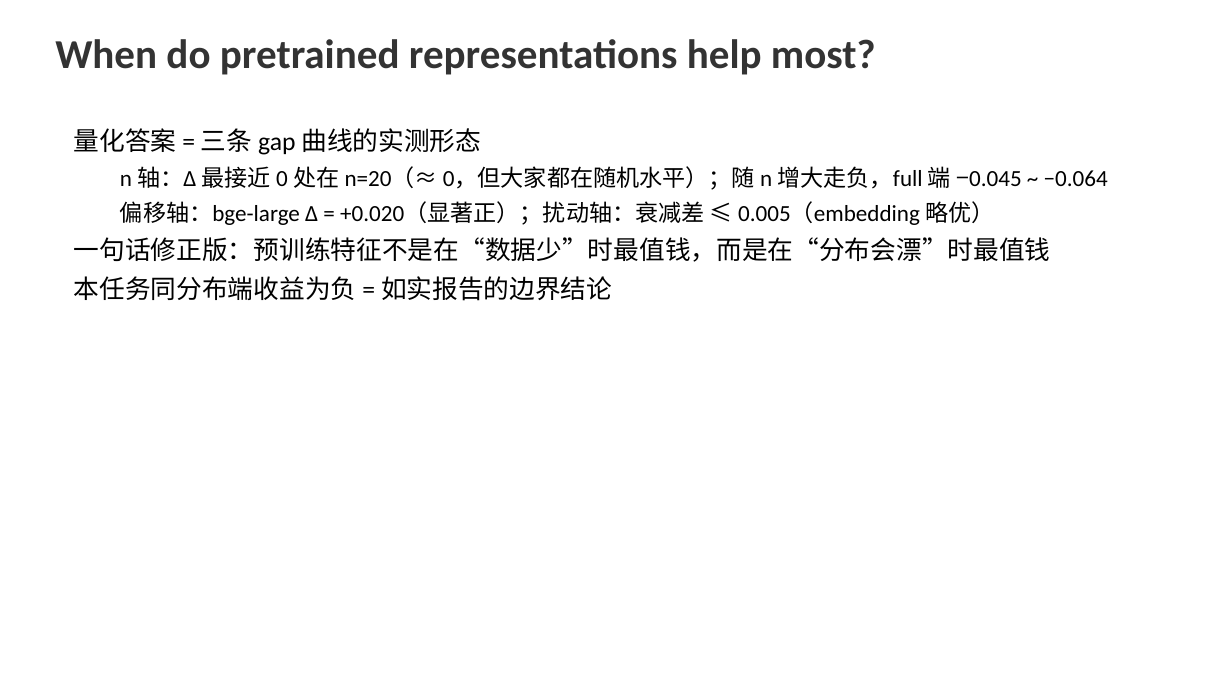
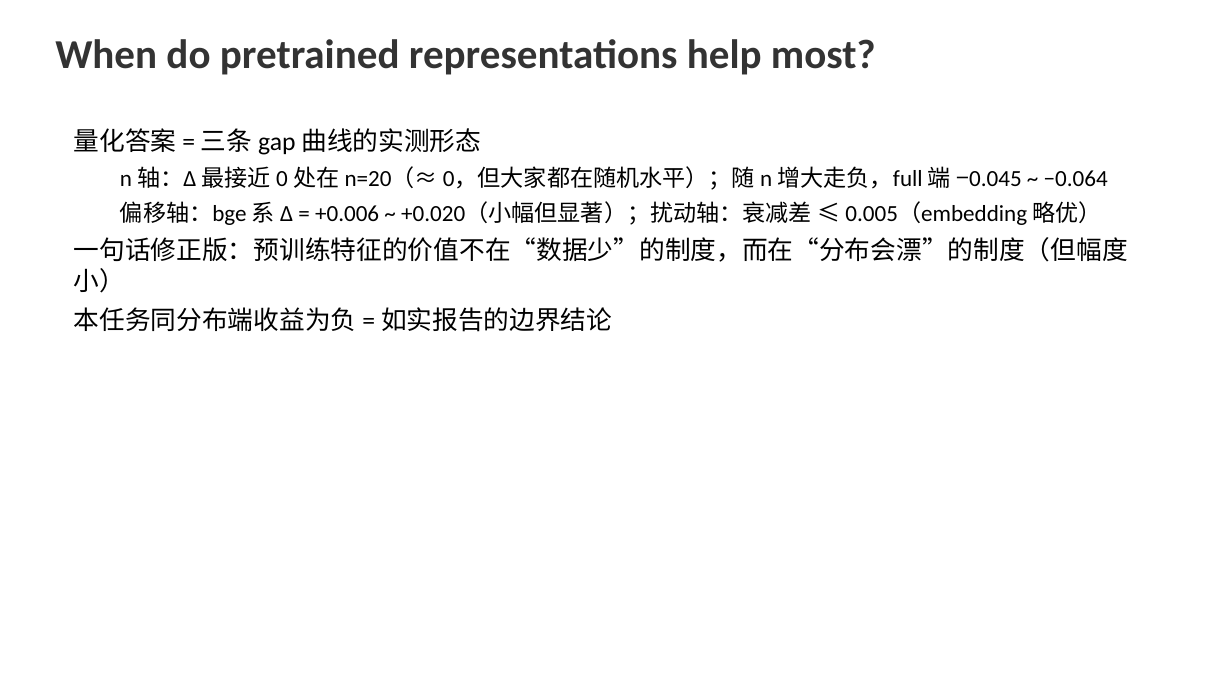
Before and after one commit to FauReam/text-monitor-436, a slide deck: slide 10 of slides/final.pptx (slide 9 before the commit). Drawn at 1232x693 pixels with LibreOffice and Linux fonts; fonts in the diff are those of the drawing. Boxes give left, top, right and bottom in pixels: in the first picture for what was removed or moved away, otherwise in the second. Text is boxed around its words. In the diff, an @@ line names an element or a change of style, - is before the commit and + after.

Commit message:
回应评委意见：输入截断排查 + E7 输入构造消融 + step-only 迁移实验
评委意见 1（截断可能压低 embedding，直击头条结论）：
- 截断量化（src/check_truncation.py → results/truncation_check.json）：
  输入中位 89 token；MiniLM(256) 截断 1.64% 行（0.56% 丢整个 step），
  bge(512) 仅 0.04%，Math-Shepherd ≈ 0。量级不足以解释同分布差距。
- E7 输入消融（src/e7_input_ablation.py → results/input_ablation.json，
  E1 全量点，3 种输入 × 5 特征 × 2 分类器）：step 前置对 embedding
  +0.015~+0.026（TF-IDF ≈0）；step-only 对 embedding 再 +0.03 以上
  （TF-IDF 仅 +0.012）。主因是题目文本对 embedding 池化的稀释，非截断。
- 结论修正：step-only 下 bge-large 0.7114 反超 TF-IDF 0.7077——
  同分布负 Δ 大半是输入构造的产物而非表征本身。
- step-only 迁移（results/e3_generalization_step.json + CI）：三个
  embedding 迁移 Δ 全部显著为正（bge-large +0.069 CI[0.067,0.071]，
  bge-base +0.049，MiniLM 也转正 +0.030）——偏移结论更强。

评委意见 2–5（文字修正）：
- README/slides 写明 Δ 符号约定（L = 1 − AUROC，Δ>0 = 预训练更好）
- 头条弱化为"分布偏移下小幅但显著的收益"
- Challenges 改为未解决问题导向（同分布 Δ<0 归因，已被 E7 基本回答）
- 补上 val 集 88,872 步的说明（train 632,422 + val + test 190,573 = 911,867）

基础设施：embedding 缓存改两级分片（CACHE/ab/hash.npy）——旧的扁平
目录 9.3M 文件写满 ext4 目录索引导致 ENOSPC；旧路径保持只读兼容。

```diff
--- a/slides/final.pptx
+++ b/slides/final.pptx
@@ text at (x1=74, y1=201, x2=1128, y2=293): text changed @@
-  偏移轴：bge-large Δ = +0.020（显著正）；扰动轴：衰减差 ≤ 0.005（embedding 略优）
-一句话修正版：预训练特征不是在“数据少”时最值钱，而是在“分布会漂”时最值钱
+  偏移轴：bge 系 Δ = +0.006 ~ +0.020（小幅但显著）；扰动轴：衰减差 ≤ 0.005（embedding 略优）
+一句话修正版：预训练特征的价值不在“数据少”的制度，而在“分布会漂”的制度（但幅度小）
```
Also in this commit, not shown: 4 other slides changed, 1 slide added, 15 other files.
